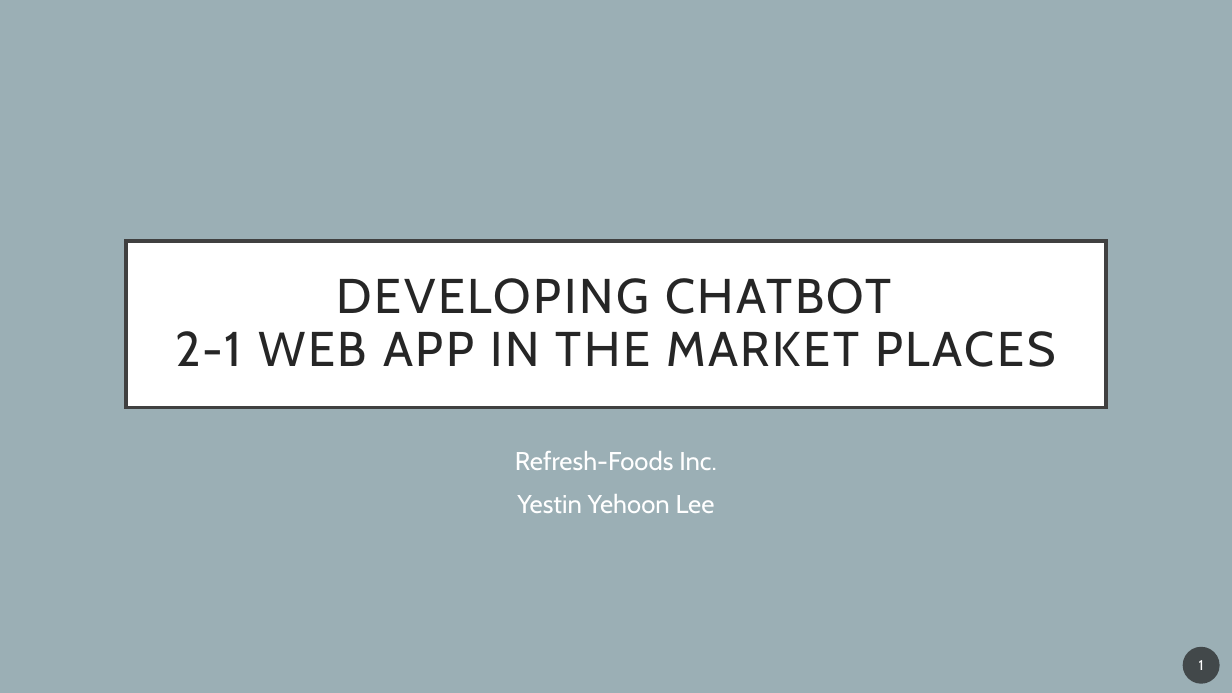
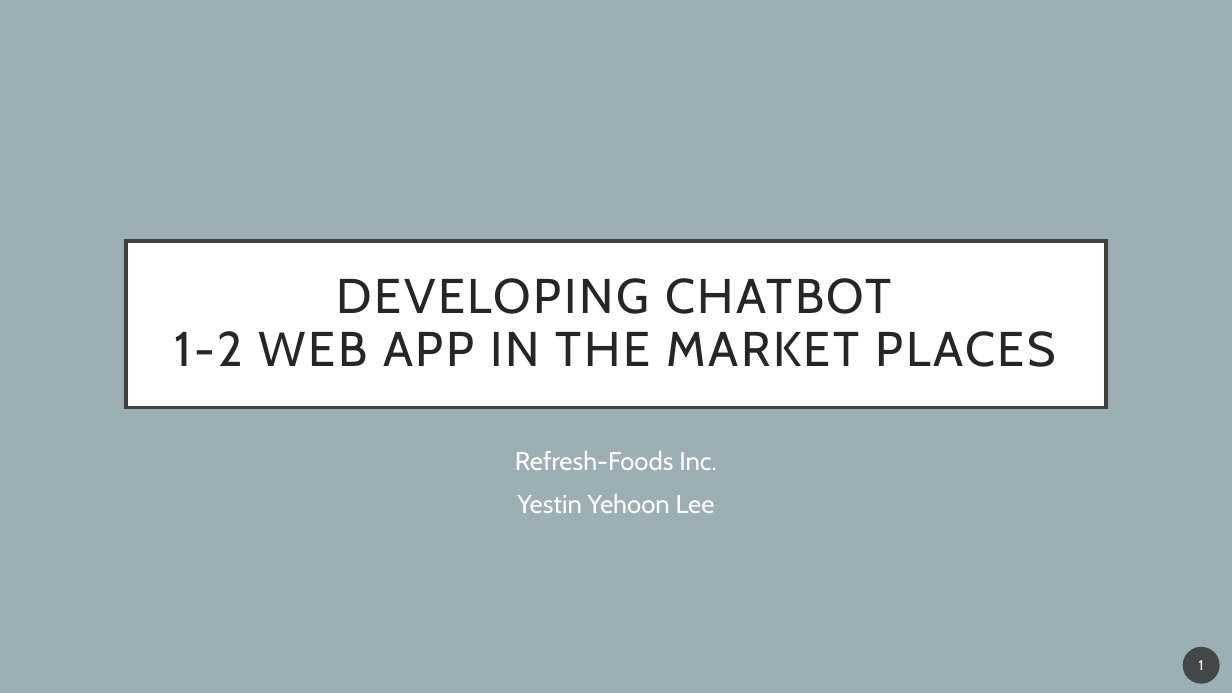
Before and after one commit to YehoonLee3/ChatBotCourse, a slide deck: slide 1 of 1-2 Web App in the Market Places.pptx. Drawn at 1232x693 pixels with LibreOffice and Linux fonts; fonts in the diff are those of the drawing. Boxes give left, top, right and bottom in pixels: in the first picture for what was removed or moved away, otherwise in the second. Text is boxed around its words. In the diff, an @@ line names an element or a change of style, - is before the commit and + after.

```diff
--- a/1-2 Web App in the Market Places.pptx
+++ b/1-2 Web App in the Market Places.pptx
@@ title at box(175, 278, 1056, 367): text changed @@
-DEVELOPING CHATBOT
-2-1 WEB APP IN THE MARKET PLACES
+DEVELOPING CHATBOT
+1-2 WEB APP IN THE MARKET PLACES
```
Also in this commit, not shown: 1 other slide changed, 7 other files.
